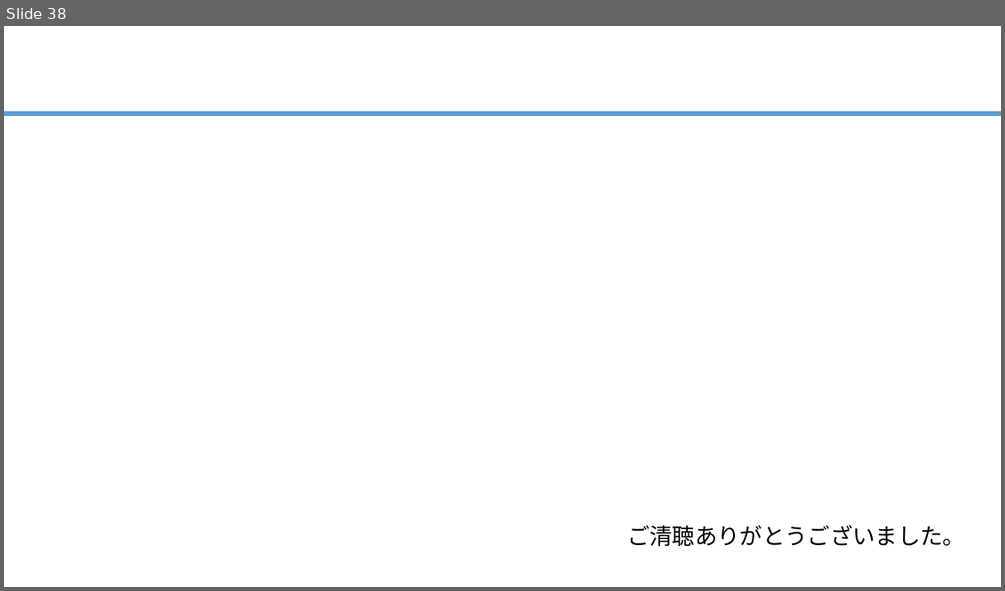
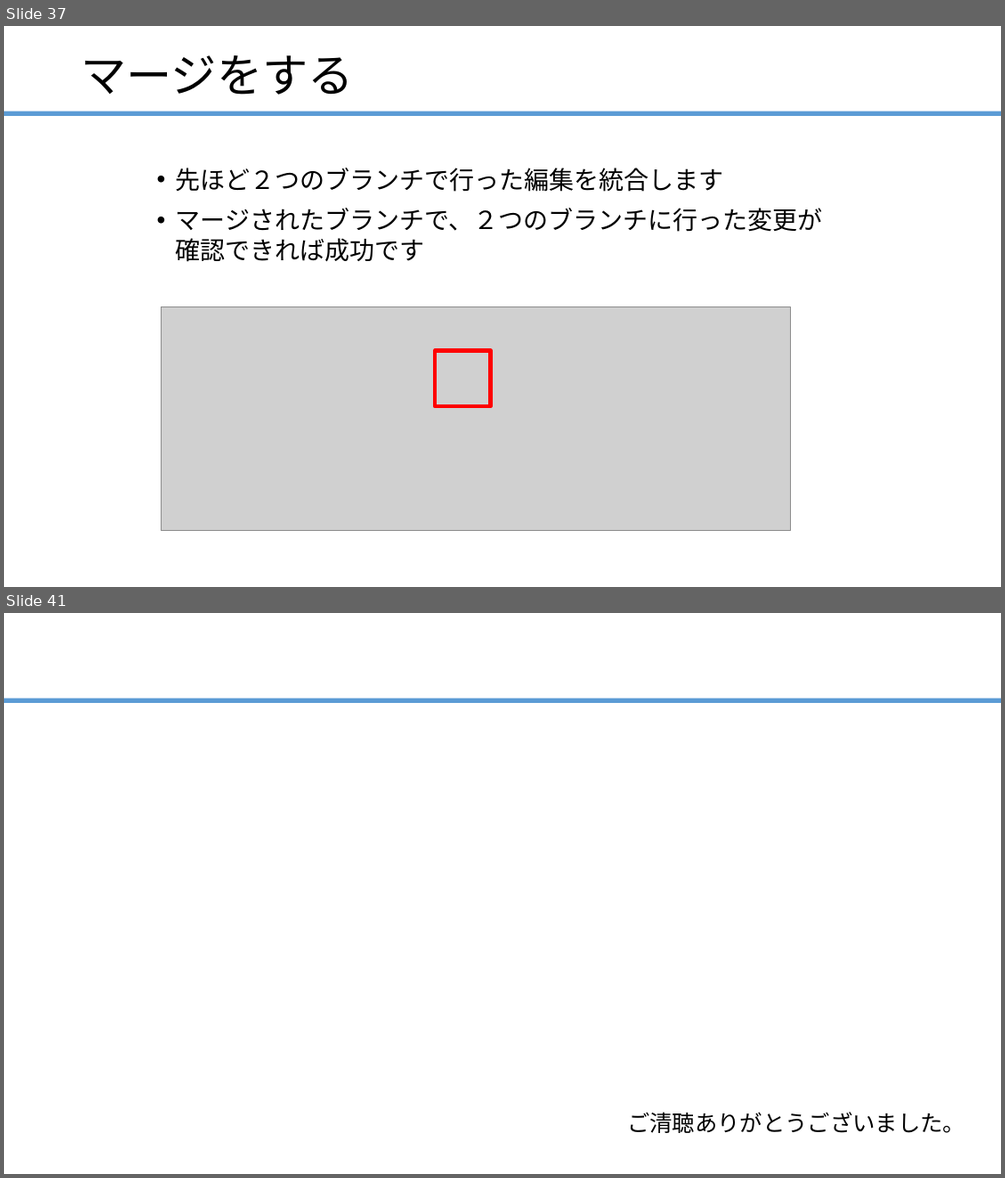
Before and after one commit to ainsAins/git4beginners, a slide deck: ハンズオン_Git入門.pptx. Shown one above the other, each under a label of ours: slide 38 before the commit, slides 37 and 41 after it; the slides between them are not shown. The pictures are 1005x591 and 1005x1178 pixels, drawn with LibreOffice and Linux fonts; fonts in the diff are those of the drawing; grey boxes stand for pictures. Boxes give left, top, right and bottom in pixels: in the first picture for what was removed or moved away, otherwise in the second. Text is boxed around its words. In the diff, an @@ line names an element or a change of style, - is before the commit and + after.

```diff
--- a/ハンズオン_Git入門.pptx
+++ b/ハンズオン_Git入門.pptx
@@ slide 37 added at [4, 26, 1001, 587], background #FFFFFF; not listed: 1 template element that a slide beside it also shows @@
@@ title added at [81, 55, 354, 95], 44 pt, text #000000 @@
+マージをする
@@ text added at [176, 168, 822, 262], 24 pt, text #000000 @@
+• 先ほど２つのブランチで行った編集を統合します
+• マージされたブランチで、２つのブランチに行った変更が
+  確認できれば成功です
@@ picture added at [161, 307, 790, 531] @@
@@ rectangle added at [435, 351, 490, 406], outline #FF0000 4 pt @@
@@ what was slide 38 is now slide 41 @@
```
Also in this commit, not shown: 2 slides changed, 2 other slides added.
